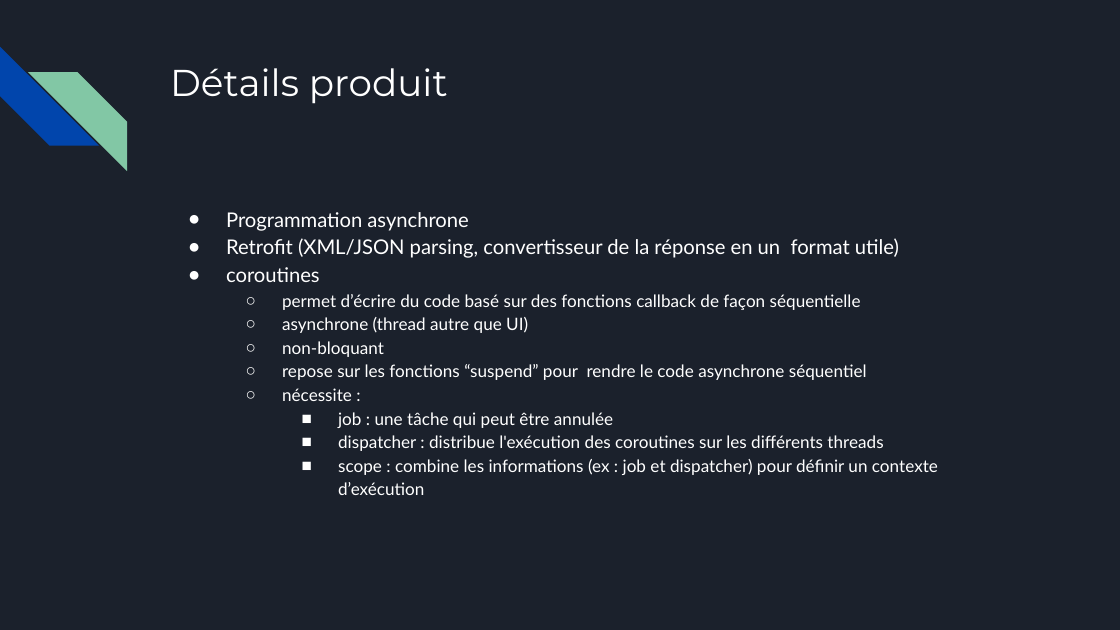
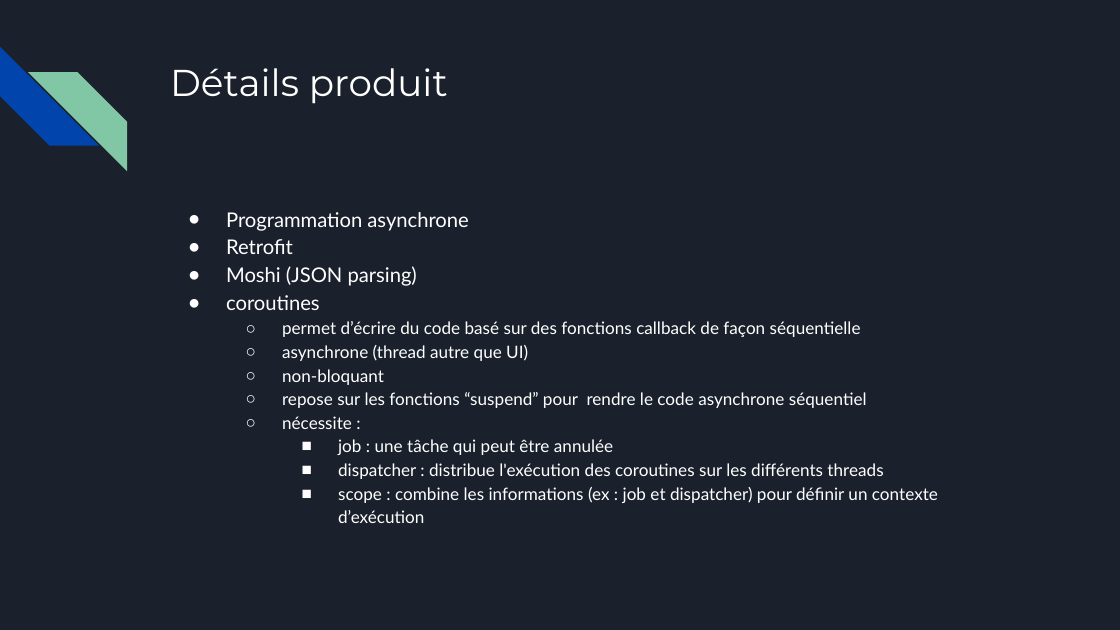
Before and after one commit to mofobo/food-scanner, a slide deck: slide 11 of presentation/food-scanner.pptx (slide 10 before the commit). Drawn at 1120x630 pixels with LibreOffice and Linux fonts; fonts in the diff are those of the drawing. Boxes give left, top, right and bottom in pixels: in the first picture for what was removed or moved away, otherwise in the second. Text is boxed around its words. In the diff, an @@ line names an element or a change of style, - is before the commit and + after.

```diff
--- a/presentation/food-scanner.pptx
+++ b/presentation/food-scanner.pptx
@@ text at (x1=226, y1=239, x2=417, y2=286): text changed @@
-● Retrofit (XML/JSON parsing, convertisseur de la réponse en un format utile)
+● Retrofit
+● Moshi (JSON parsing)
```
Also in this commit, not shown: 1 other slide changed, 1 slide added.
